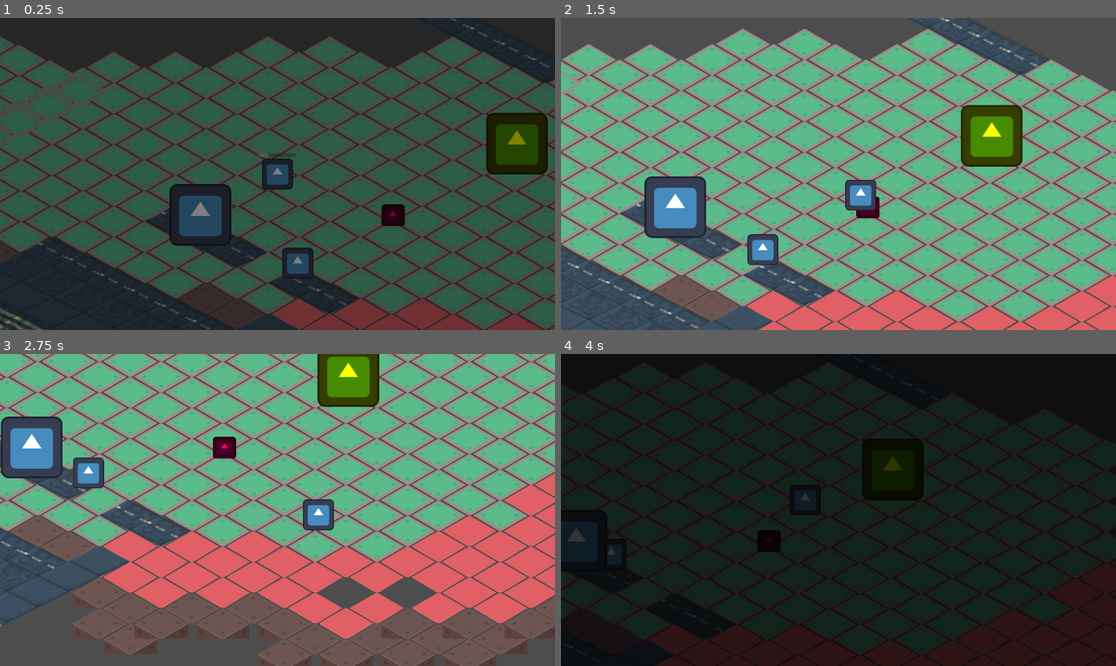
Above: before the commit, frames 1-4 (two rows, left to right).
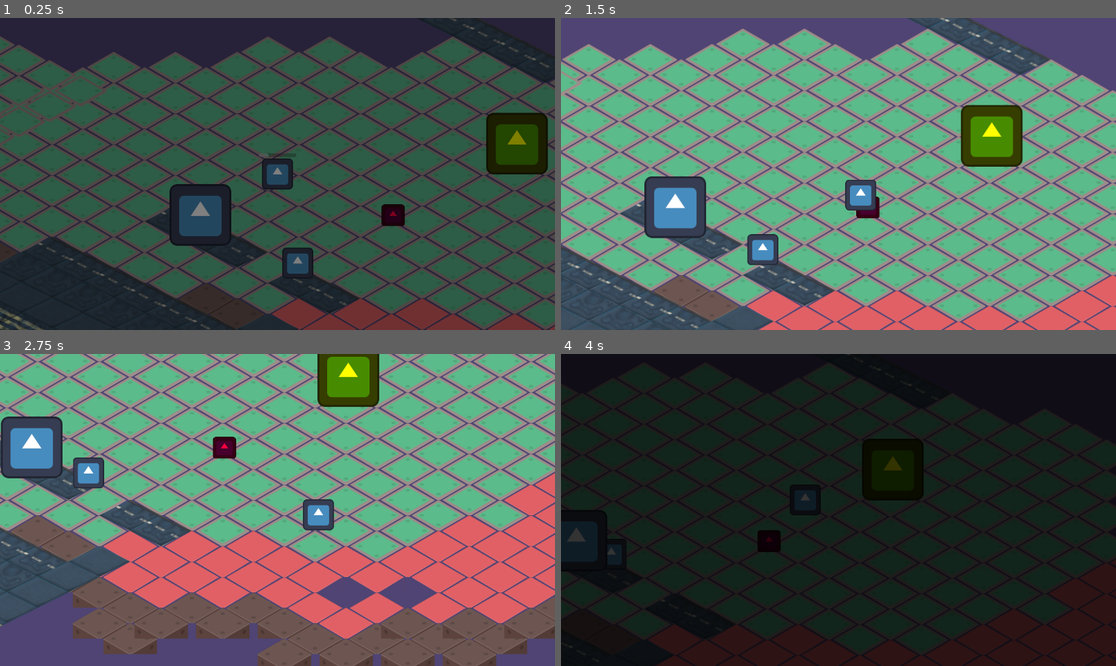
Above: after the commit, the same moments.

Repository: ManuelOteroFernandez/corujam2
Game: Godot game, scene res://testing_level.tscn
The game is run twice, just before and just after one commit, with the same random seed, the same clock (stepped at 60 frames per second) and the same inputs. The engine's default icon, where the game draws it, is replaced by a stand-in: a white triangle on a blue panel in a dark square.
Inputs:
- Up to frame 1 (0.25 s): no input
- Up to frame 2 (1.5 s): tap Enter (ui_accept) at 0.5, 0.77 s; hold D (move_right) 0.53-1.28 s; hold E (interact) 0.53-1.28 s; hold S (move_down) from 1.28 s (still down); tap E (interact) at 1.35 s
- Up to frame 3 (2.75 s): tap Enter (ui_accept) at 1.52 s; release S (move_down) at 2.03 s; hold D (move_right) from 2.03 s (still down); hold E (interact) from 2.03 s (still down)
- Up to frame 4 (4 s): release D (move_right) at 2.78 s; release E (interact) at 2.78 s; hold W (move_up) 2.78-3.53 s; tap E (interact) at 2.85 s; tap Enter (ui_accept) at 3.02, 3.77 s; hold A (move_left) from 3.53 s (still down); hold E (interact) from 3.53 s (still down)

The runs differ from the first frame. In frame 2, 15% of the frame differs, in the area x 0-100%, y 0-100%; in frame 3, 13%; in frame 4, less than 0.1%.

Commit message:
color de fondo

Diff:
--- a/project.godot
+++ b/project.godot
@@ -59,3 +59,4 @@
 rendering_device/driver.windows="d3d12"
 renderer/rendering_method="gl_compatibility"
 renderer/rendering_method.mobile="gl_compatibility"
+environment/defaults/default_clear_color=Color(0.3083697, 0.2652244, 0.45030797, 1)
